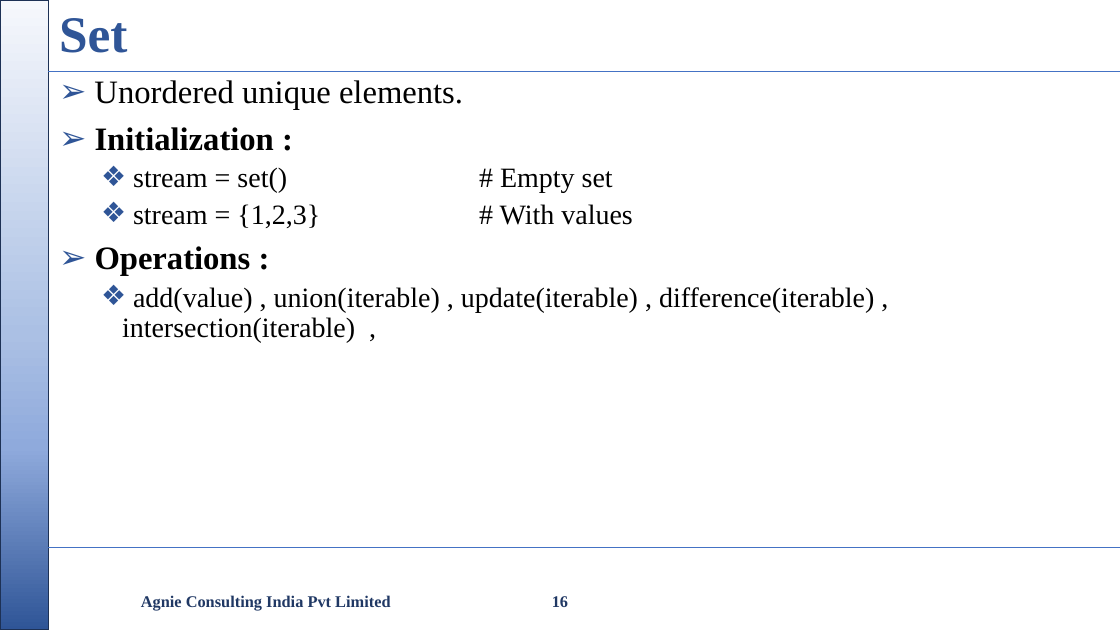
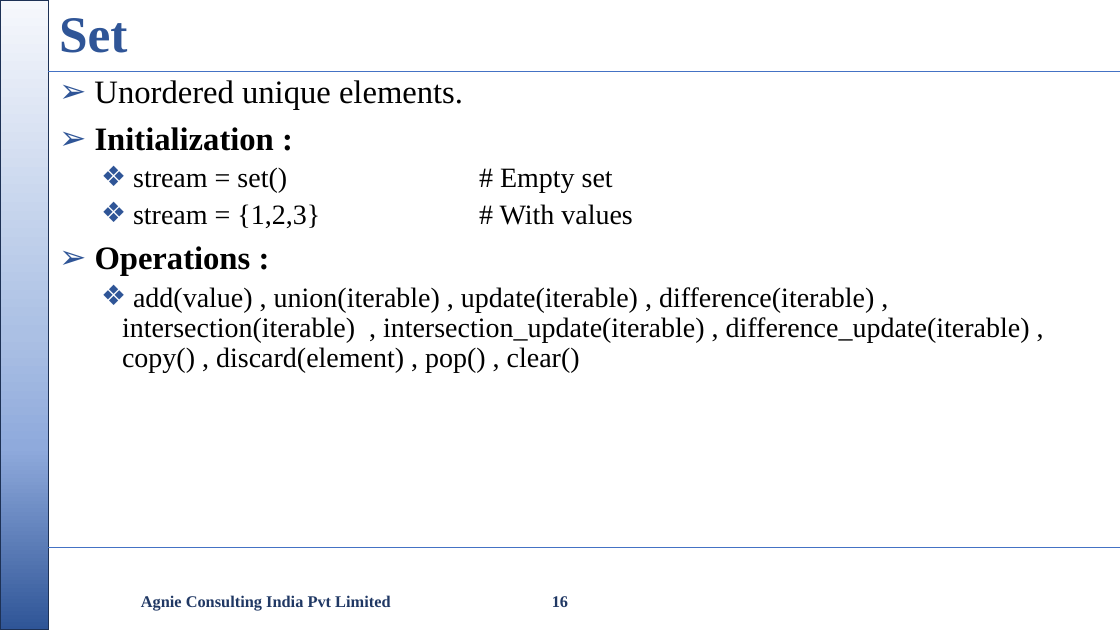
Before and after one commit to nikishdaniel1-del/Python-Cls, a slide deck: slide 16 of python class/Python Class.pptx. Drawn at 1120x630 pixels with LibreOffice and Linux fonts; fonts in the diff are those of the drawing; background and template pictures are left out. Boxes give left, top, right and bottom in pixels: in the first picture for what was removed or moved away, otherwise in the second. Text is boxed around its words. In the diff, an @@ line names an element or a change of style, - is before the commit and + after.

```diff
--- a/python class/Python Class.pptx
+++ b/python class/Python Class.pptx
@@ text at (122, 287, 1030, 373): text changed @@
-  ❖ add(value) , union(iterable) , update(iterable) , difference(iterable) , intersection(iterable) ,
+  ❖ add(value) , union(iterable) , update(iterable) , difference(iterable) , intersection(iterable) , intersection_update(iterable) , difference_update(iterable) , copy() , discard(element) , pop() , clear()
```
Also in this commit, not shown: 9 other slides changed, 7 other files.
